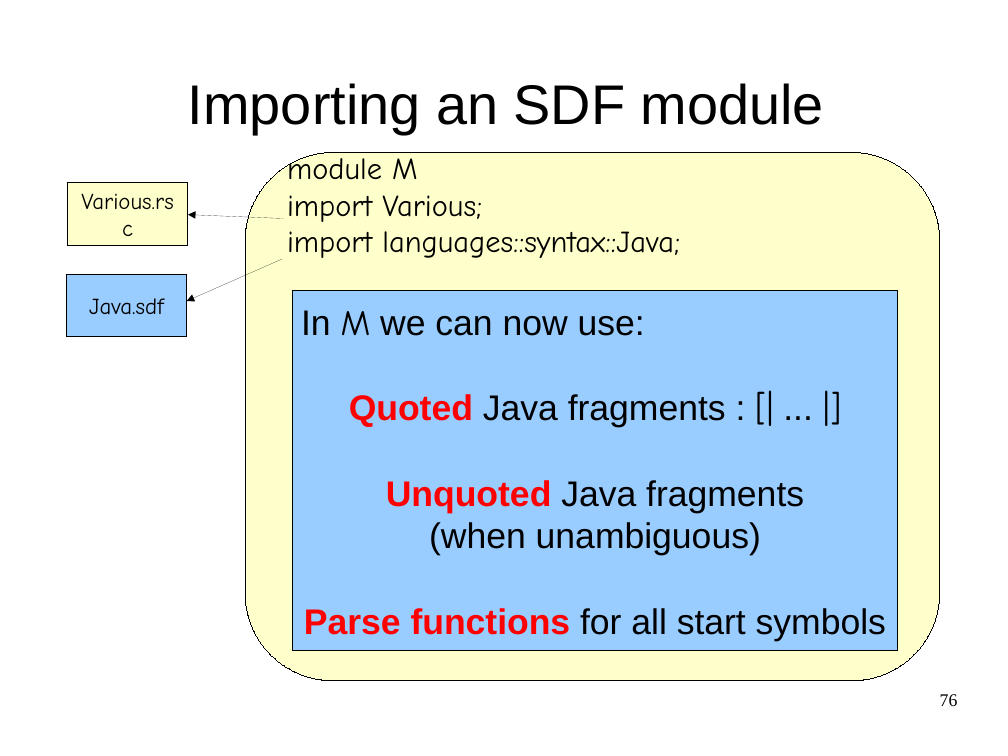
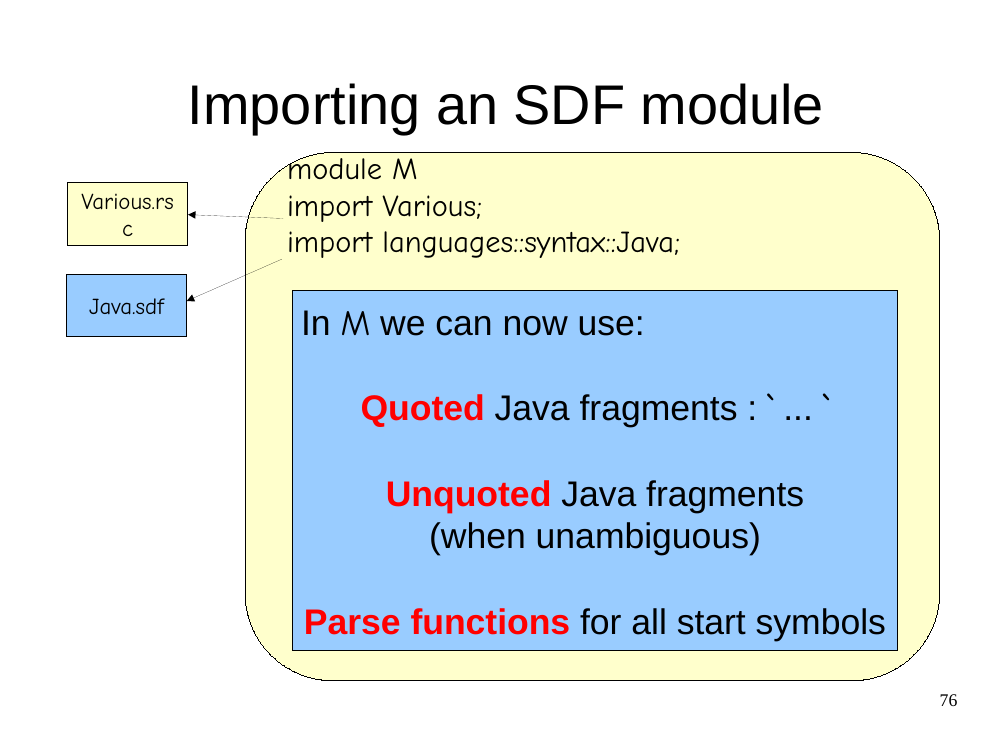
Before and after one commit to cwi-swat/meta-environment, a slide deck: slide 76 of meta-doc/analysis/rascal-slides/rascal-slides.odp. Drawn at 1008x756 pixels with LibreOffice and Linux fonts; fonts in the diff are those of the drawing; background and template pictures are left out. Boxes give left, top, right and bottom in pixels: in the first picture for what was removed or moved away, otherwise in the second. Text is boxed around its words. In the diff, an @@ line names an element or a change of style, - is before the commit and + after.

```diff
--- a/meta-doc/analysis/rascal-slides/rascal-slides.odp
+++ b/meta-doc/analysis/rascal-slides/rascal-slides.odp
@@ text in rectangle at (x1=361, y1=394, x2=738, y2=428): text changed @@
-Quoted Java fragments : [| ... |]
+Quoted Java fragments : ` ... `
```
Also in this commit, not shown: 12 other slides changed, 3 slides added, 1 slide removed.
